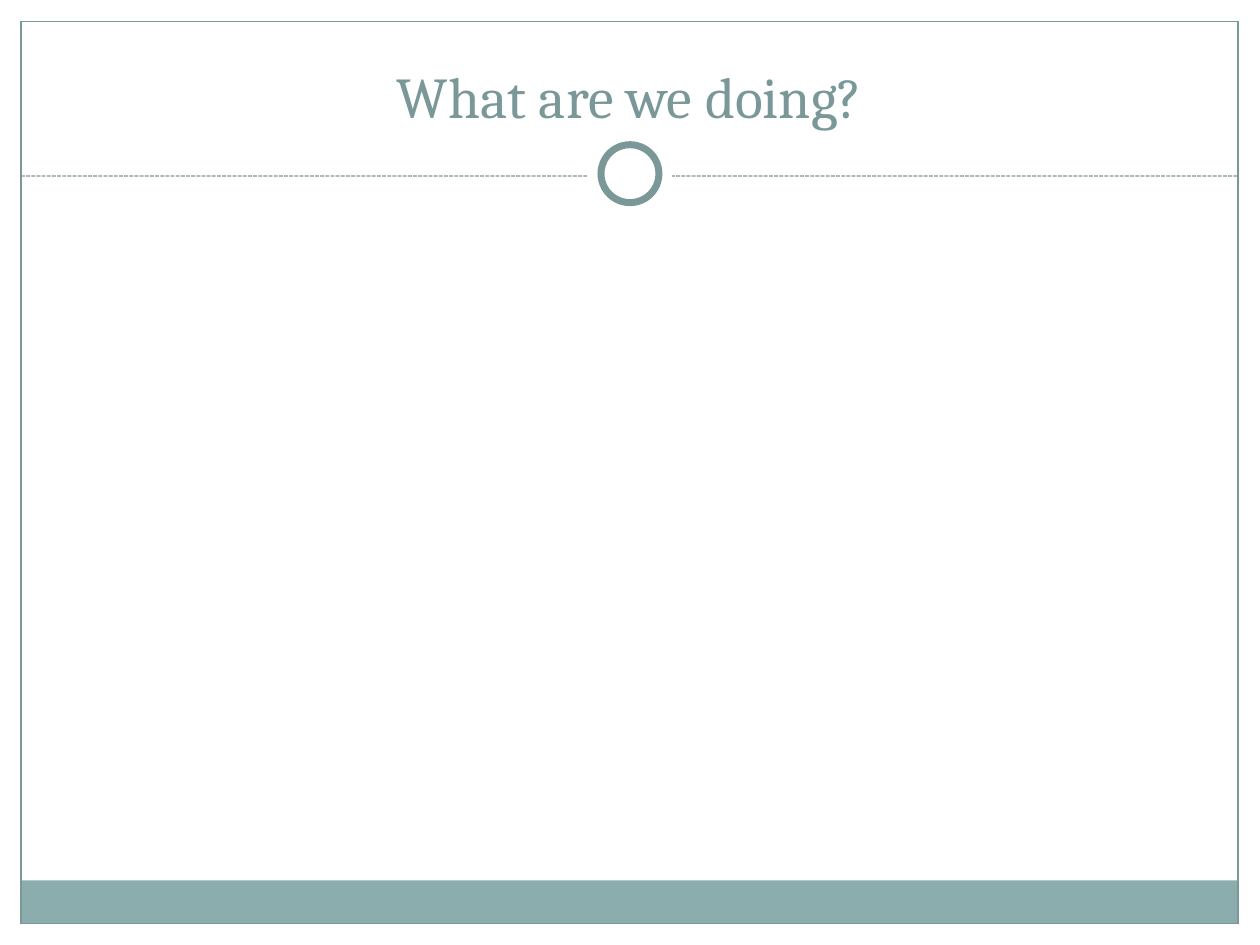
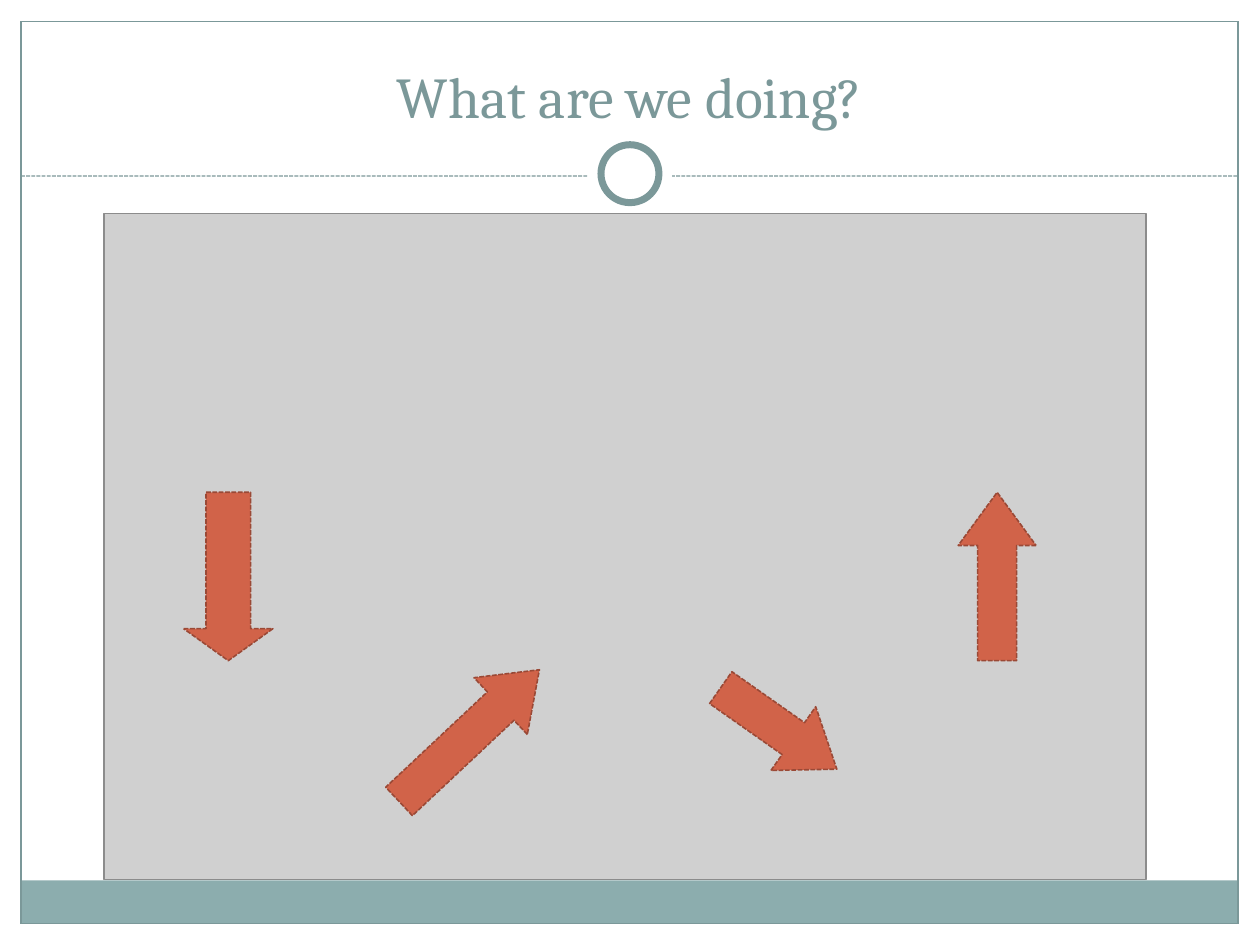
Before and after one commit to liinie/CallABike, a slide deck: slide 3 of doc/exercise_plan/slides/lca_exercise plan.pptx. Drawn at 1260x945 pixels with LibreOffice and Linux fonts; fonts in the diff are those of the drawing; grey boxes stand for pictures. Boxes give left, top, right and bottom in pixels: in the first picture for what was removed or moved away, otherwise in the second. Text is boxed around its words. In the diff, an @@ line names an element or a change of style, - is before the commit and + after.

```diff
--- a/doc/exercise_plan/slides/lca_exercise plan.pptx
+++ b/doc/exercise_plan/slides/lca_exercise plan.pptx
@@ picture added at bbox=[105, 214, 1147, 879] @@
@@ down arrow added at bbox=[184, 493, 273, 662], fill #D16349, outline #9B4936 0.9 pt dashed @@
@@ down arrow added at bbox=[958, 493, 1036, 662], fill #D16349, outline #9B4936 0.9 pt dashed @@
@@ down arrow added at bbox=[372, 641, 566, 830], fill #D16349, outline #9B4936 0.9 pt dashed @@
@@ down arrow added at bbox=[698, 656, 859, 802], fill #D16349, outline #9B4936 0.9 pt dashed @@
```
Also in this commit, not shown: 1 other slide changed, 2 slides added, 2 slides removed.
